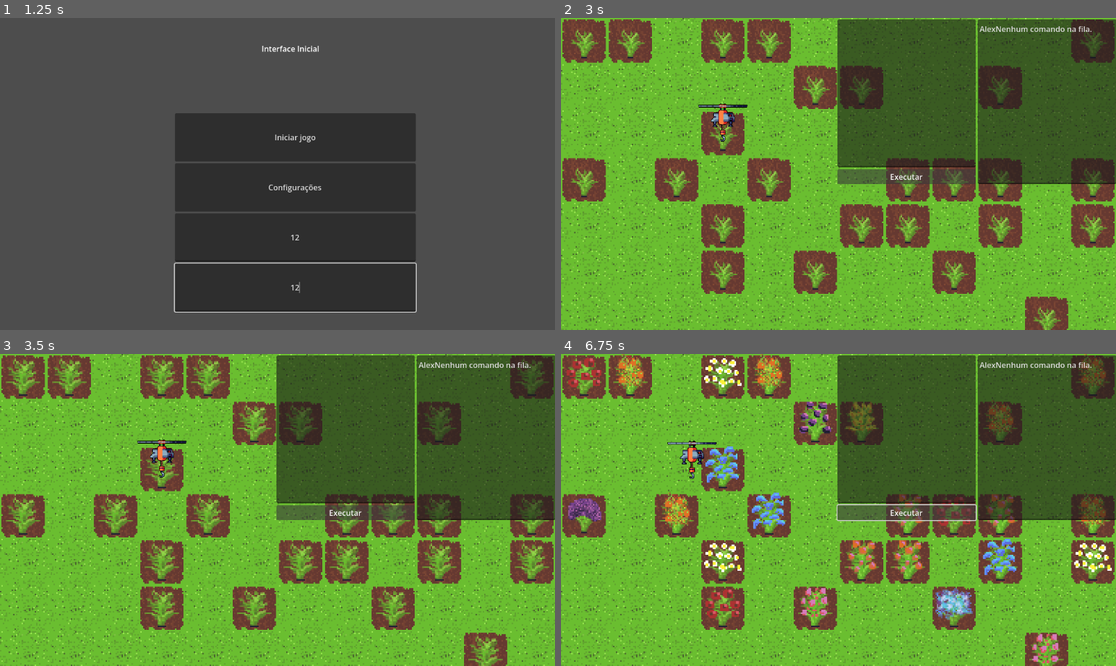
Above: before the commit, frames 1-4 (two rows, left to right).
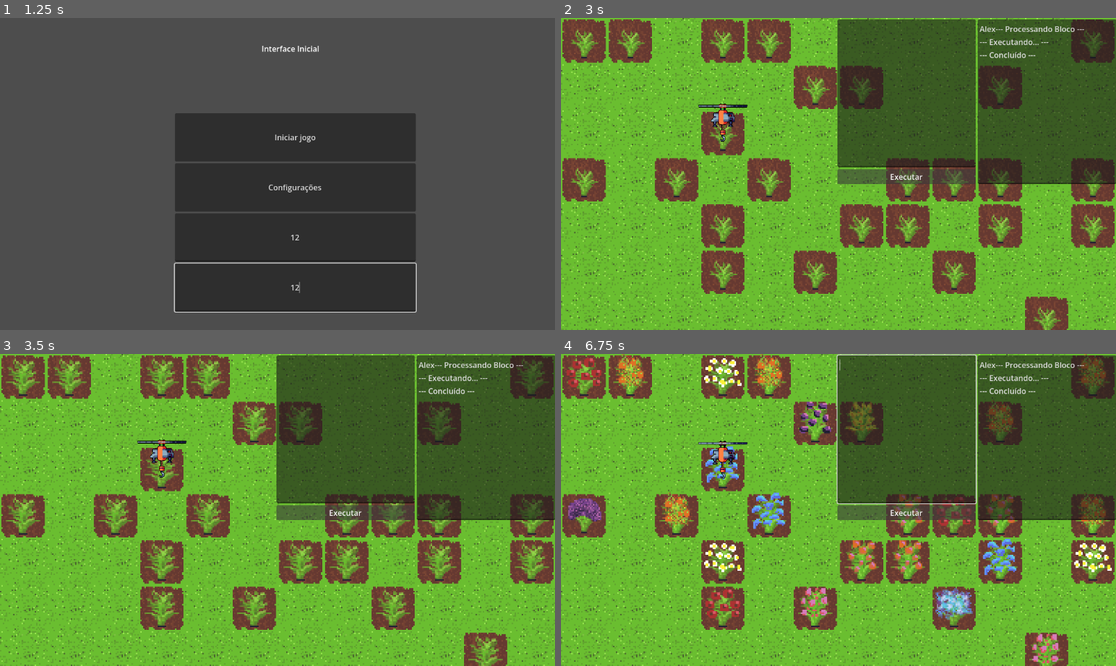
Above: after the commit, the same moments.

Repository: GameLab-UERJ/Monitoria-Estruturas-Algoritmos
Game: Godot game, scene res://scenes/control.tscn
Two runs of this game, one before a commit and one after it. Both use one fixed random seed, a clock stepped at 60 frames per second and the inputs below.
Inputs (mouse positions are in pixels of both pictures, inside the frame that each line leads up to):
- Up to frame 1 (1.25 s): click (294, 236) at 0.52 s; type "12" at 0.6 s; click (294, 286) at 0.75 s; type "12" at 0.83 s
- Up to frame 2 (3 s): click "Iniciar jogo" at 1.25 s; click (1049, 102) at 2.02 s; type "Alex" at 2.1 s; click "Executar" at 2.75 s
- Up to frame 3 (3.5 s): no input
- Up to frame 4 (6.75 s): hold Up (ui_up) 3.53-5.03 s; hold Left (ui_left) 5.03-6.53 s; hold Down (ui_down) from 6.53 s (still down)

Frame 1 is identical in both runs. In frame 2, 0.4% of the frame differs, in the area x 75-96%, y 2-13%; in frame 3, 0.4%; in frame 4, 1.6%, in the area x 19-96%, y 0-54%.

Commit message:
adicionei a ação de plantar e colher, agora ele anda por linha de  comando e também realiza mais de uma ação por vez colocando tudo em uma  lista e executando por ordem, esta com um defeito na ordem de execução

Diff:
--- a/scenes/cena_inical_do_jogo.tscn
+++ b/scenes/cena_inical_do_jogo.tscn
@@ -49,7 +49,7 @@
 layout_mode = 2
 size_flags_horizontal = 3
 
-[node name="LineEdit" type="LineEdit" parent="CanvasLayer/PromptdeComando/HBoxContainer/VBoxContainer" unique_id=2043520562]
+[node name="EntradaComandos" type="TextEdit" parent="CanvasLayer/PromptdeComando/HBoxContainer/VBoxContainer" unique_id=1254594417]
 layout_mode = 2
 size_flags_vertical = 3
 
--- a/scripts/promptde_comando.gd
+++ b/scripts/promptde_comando.gd
@@ -1,65 +1,58 @@
 extends Control
 
-@onready var input    = $HBoxContainer/VBoxContainer/LineEdit
+@onready var editor = $HBoxContainer/VBoxContainer/EntradaComandos
 @onready var historico = $HBoxContainer/TextEdit
 
 const COMANDOS_VALIDOS = ["move_left", "move_right", "move_up", "move_down", "plant", "collect"]
-
-var actions: Array = []
-var executando: bool = false
+var actions = []
 
 func _ready():
-	input.text_submitted.connect(_on_input_submitted)
-	input.grab_focus()
 
-func _on_input_submitted(text: String):
-	var comando = text.strip_edges()
-	if not comando.is_empty():
-		adicionar_comando(comando)
-	input.clear()
+    editor.grab_focus()
 
-func adicionar_comando(comando: String):
-	var comando_limpo = comando.replace("()", "").strip_edges()
-	if comando_limpo in COMANDOS_VALIDOS:
-		actions.append(comando_limpo)
-		historico.text += "+ Adicionado: " + comando_limpo + "\n"
-	else:
-		historico.text += "X ERRO: '" + comando_limpo + "' inválido!\n"
 
 func _on_button_pressed() -> void:
-	if executando:
-		historico.text += "Já executando, aguarde...\n"
-		return
-	executar_acoes()
+    var texto_completo = editor.text
+    var linhas = texto_completo.split("\n")
+
+    historico.text += "--- Processando Bloco ---\n"
+
+
+    for linha in linhas:
+        var comando = linha.strip_edges()
+        if not comando.is_empty():
+            if comando in COMANDOS_VALIDOS:
+                actions.append(comando)
+                historico.text += "> Adicionado: " + comando + "\n"
+            else:
+                historico.text += "ERRO: Comando '" + comando + "' inválido!\n"
+
+
+    editor.clear()
+
+
+    executar_acoes()
 
 func executar_acoes():
-	if actions.is_empty():
-		historico.text += "Nenhum comando na fila.\n"
-		return
+    historico.text += "--- Executando... ---\n"
+    var player = $"../../Player"
+    var mapa = $"../../TileMapLayer"
 
-	executando = true
-	historico.text += "--- Executando %d ação(ões)... ---\n" % actions.size()
+    for acao in actions:
+        match acao:
+            "move_left", "move_right", "move_up", "move_down":
 
-	# Pega o player (ajuste o caminho conforme sua cena)
-	var player = get_tree().get_first_node_in_group("player")
-	if player == null:
-		historico.text += "X ERRO: Player não encontrado! Adicione ao grupo 'player'.\n"
-		executando = false
-		return
+                player.mover_por_comando(acao)
 
-	for acao in actions:
-		historico.text += "▶ %s\n" % acao
+                await player.movement_finished
 
-		var movimentos = ["move_left", "move_right", "move_up", "move_down"]
-		if acao in movimentos:
-			var ok = player.mover_por_comando(acao)
-			if ok:
-				# Aguarda o sinal de fim do movimento antes de continuar
-				await player.movement_finished
-			else:
-				historico.text += "Movimento bloqueado.\n"
-		# (plantar, coletar, etc. serão implementados depois)
+            "plant":
+                mapa.plantar_na_posicao(player.position)
+                await get_tree().create_timer(0.2).timeout # Pequeno delay visual
 
-	actions.clear()
-	executando = false
-	historico.text += "--- Concluído! ---\n"
+            "collect":
+                mapa.colher_na_posicao(player.position)
+                await get_tree().create_timer(0.2).timeout
+
+    actions.clear()
+    historico.text += "--- Concluído ---\n"
--- a/scripts/tile_map_layer.gd
+++ b/scripts/tile_map_layer.gd
@@ -12,58 +12,72 @@
 func _ready() -> void:
 
 
-	self.scale = Vector2(3, 3)
+    self.scale = Vector2(3, 3)
 
-	if timer:
-		if not timer.timeout.is_connected(_on_timer_timeout):
-			timer.timeout.connect(_on_timer_timeout)
+    if timer:
+        if not timer.timeout.is_connected(_on_timer_timeout):
+            timer.timeout.connect(_on_timer_timeout)
 
-	gerar_grid()
+    gerar_grid()
 
 func gerar_grid():
 
-	for x in range(colunas_custom):
-		for y in range(linhas_custom):
-			var pos = Vector2i(x, y)
+    for x in range(colunas_custom):
+        for y in range(linhas_custom):
+            var pos = Vector2i(x, y)
 
 
-			if randf() >= 0.7:
+            if randf() >= 0.7:
 
-				set_cell(pos, 0, Vector2i(2, 1))
-				dados_plantas[pos] = {"status": "broto", "segundos": 0}
+                set_cell(pos, 0, Vector2i(2, 1))
+                dados_plantas[pos] = {"status": "broto", "segundos": 0}
 
-			else:
+            else:
 
-				set_cell(pos, 0, Vector2i(0, 0))
-				dados_plantas[pos] = {"status": "terra", "segundos": 0}
+                set_cell(pos, 0, Vector2i(0, 0))
+                dados_plantas[pos] = {"status": "terra", "segundos": 0}
 
 
 func processar_crescimento():
 
 
-	for pos in dados_plantas.keys():
-		var planta = dados_plantas[pos]
+    for pos in dados_plantas.keys():
+        var planta = dados_plantas[pos]
 
 
-		if planta.status == "broto":
+        if planta.status == "broto":
 
 
-			planta.segundos += 1
+            planta.segundos += 1
 
-			if planta.segundos == 1:
-				set_cell(pos, 0, Vector2i(3, 1))
-			elif planta.segundos == 2:
-				set_cell(pos, 0, Vector2i(4, 1))
-			elif planta.segundos >= 3:
-				var flor_final = Vector2i(randi_range(0, 4), randi_range(2, 3))
-				set_cell(pos, 0, flor_final)
-				planta.status = "flor"
-		else:
+            if planta.segundos == 1:
+                set_cell(pos, 0, Vector2i(3, 1))
+            elif planta.segundos == 2:
+                set_cell(pos, 0, Vector2i(4, 1))
+            elif planta.segundos >= 3:
+                var flor_final = Vector2i(randi_range(0, 4), randi_range(2, 3))
+                set_cell(pos, 0, flor_final)
+                planta.status = "flor"
+        else:
 
-			pass
+            pass
 
 
 func _on_timer_timeout() -> void:
 
 
-	processar_crescimento()
+    processar_crescimento()
+func plantar_na_posicao(player_pos: Vector2):
+    # O /3.0 é crucial por causa do seu scale(3,3)
+    var pos_grid = local_to_map(player_pos / 3.0)
+
+    if dados_plantas.has(pos_grid) and dados_plantas[pos_grid].status == "terra":
+        set_cell(pos_grid, 0, Vector2i(2, 1)) # ID do broto
+        dados_plantas[pos_grid] = {"status": "broto", "segundos": 0}
+
+func colher_na_posicao(player_pos: Vector2):
+    var pos_grid = local_to_map(player_pos / 3.0)
+
+    if dados_plantas.has(pos_grid) and dados_plantas[pos_grid].status == "flor":
+        set_cell(pos_grid, 0, Vector2i(0, 0)) # Volta para terra
+        dados_plantas[pos_grid] = {"status": "terra", "segundos": 0}
